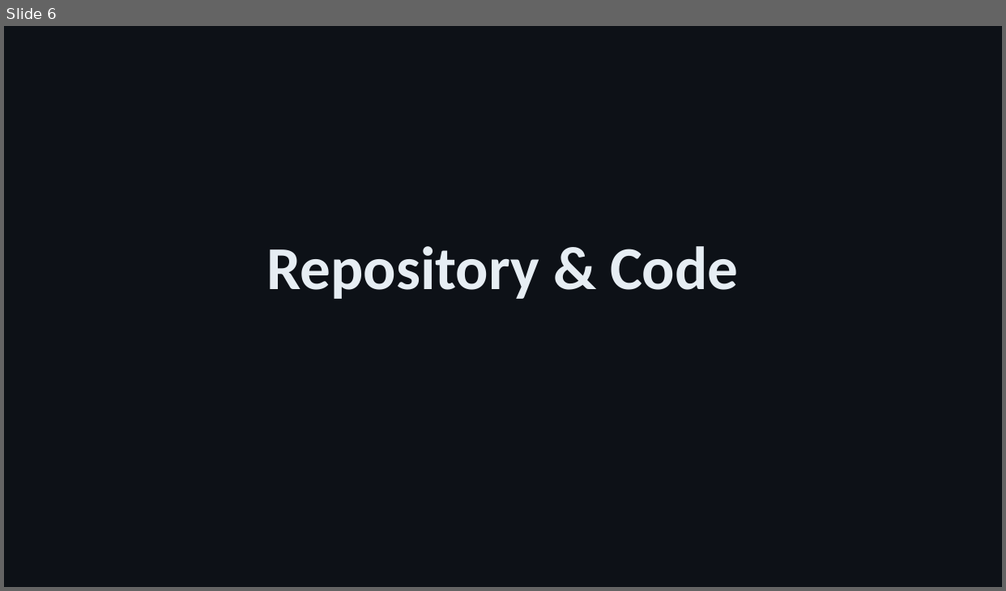
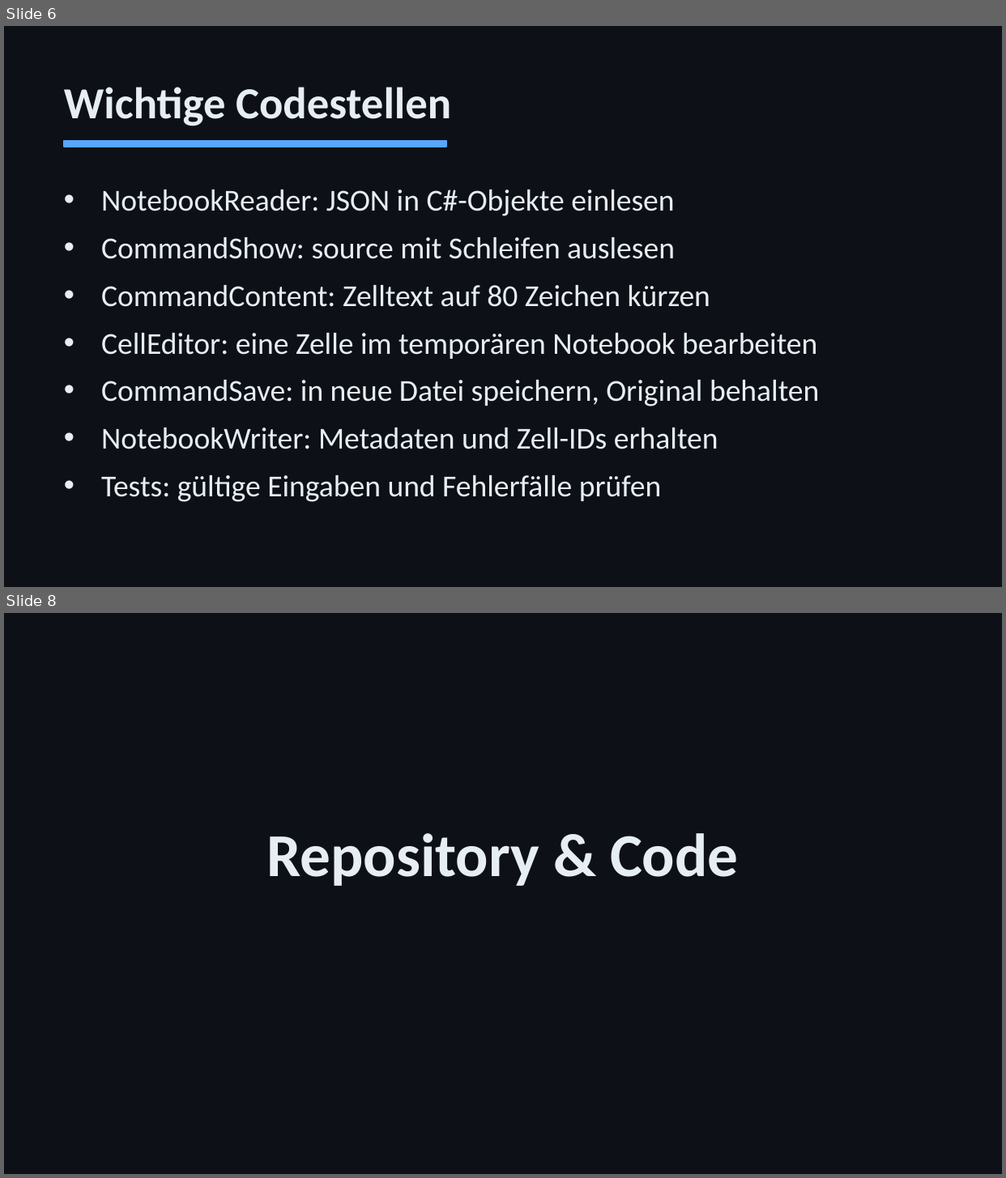
Before and after one commit to Mariuschh/notebookTools, a slide deck: docs/notebookTools.pptx. Shown one above the other, each under a label of ours: slide 6 before the commit, slides 6 and 8 after it; the slides between them are not shown. The pictures are 1006x591 and 1006x1178 pixels, drawn with LibreOffice and Linux fonts; fonts in the diff are those of the drawing. Boxes give left, top, right and bottom in pixels: in the first picture for what was removed or moved away, otherwise in the second. Text is boxed around its words. In the diff, an @@ line names an element or a change of style, - is before the commit and + after.

Commit message:
Finale Änderungen und alles nötige und wichtige ins Repo aufgenommen

```diff
--- a/docs/notebookTools.pptx
+++ b/docs/notebookTools.pptx
@@ slide 6 added at (4,26,1002,587), background #0D1117 @@
@@ text added at (64,87,451,126), 32 pt, text #E6EDF3, bold @@
+Wichtige Codestellen
@@ rectangle added at (64,141,446,147), fill #58A6FF, outline #58A6FF 1 pt @@
@@ text added at (101,190,819,502), 22 pt, text #E6EDF3 @@
+• NotebookReader: JSON in C#-Objekte einlesen
+• CommandShow: source mit Schleifen auslesen
+• CommandContent: Zelltext auf 80 Zeichen kürzen
+• CellEditor: eine Zelle im temporären Notebook bearbeiten
+• CommandSave: in neue Datei speichern, Original behalten
+• NotebookWriter: Metadaten und Zell-IDs erhalten
+• Tests: gültige Eingaben und Fehlerfälle prüfen
@@ what was slide 6 is now slide 8 @@
```
Also in this commit, not shown: 1 other slide added, 5 other files.
